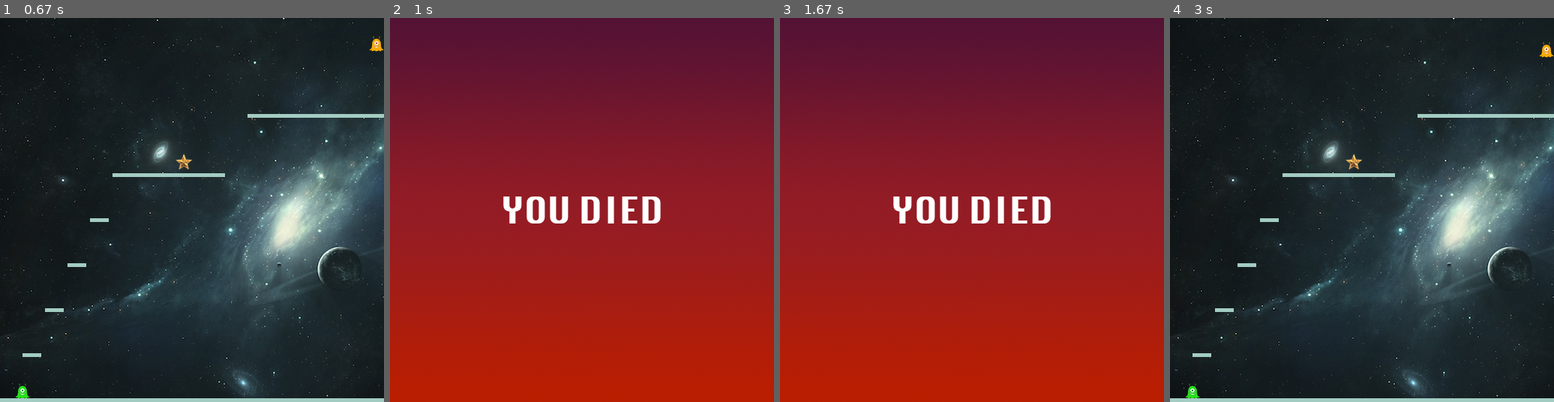
Above: before the commit, frames 1-4 (left to right).
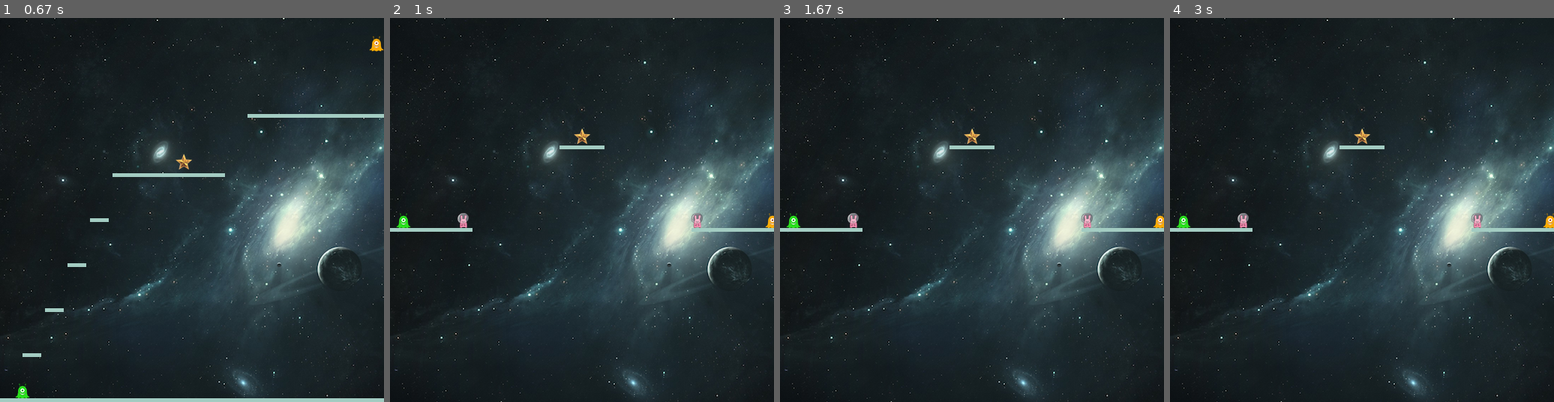
Above: after the commit, the same moments.

Repository: ezfe/Space-Attack
Game: pygame game, started from Space-Attack/main.py
The game is run twice, just before and just after one commit, with the same random seed, the same clock (stepped at 60 frames per second) and the same inputs.
Inputs (mouse positions are in pixels of both pictures, inside the frame that each line leads up to):
- Up to frame 1 (0.67 s): click (119, 309) at 0.4 s
- Up to frame 2 (1 s): hold Space from 0.67 s (still down); hold Right from 0.67 s (still down)
- Up to frame 3 (1.67 s): release Space at 1.13 s; release Right at 1.13 s
- Up to frame 4 (3 s): no input

Frame 1 is identical in both runs. In frame 2, 100% of the frame differs, in the area x 0-100%, y 0-100%; in frame 3, 100%; in frame 4, 3.0%.

Commit message:
Made space load next level

Diff:
--- a/Space-Attack/main.py
+++ b/Space-Attack/main.py
@@ -99,7 +99,7 @@
 
             if self.window == "level":
                 if event.key == K_SPACE:
-                    self.die()
+                    self.loadLevel(self.levelnumber + 1)
 
         if event.type == MOUSEBUTTONUP:
             if self.window == "main menu":
